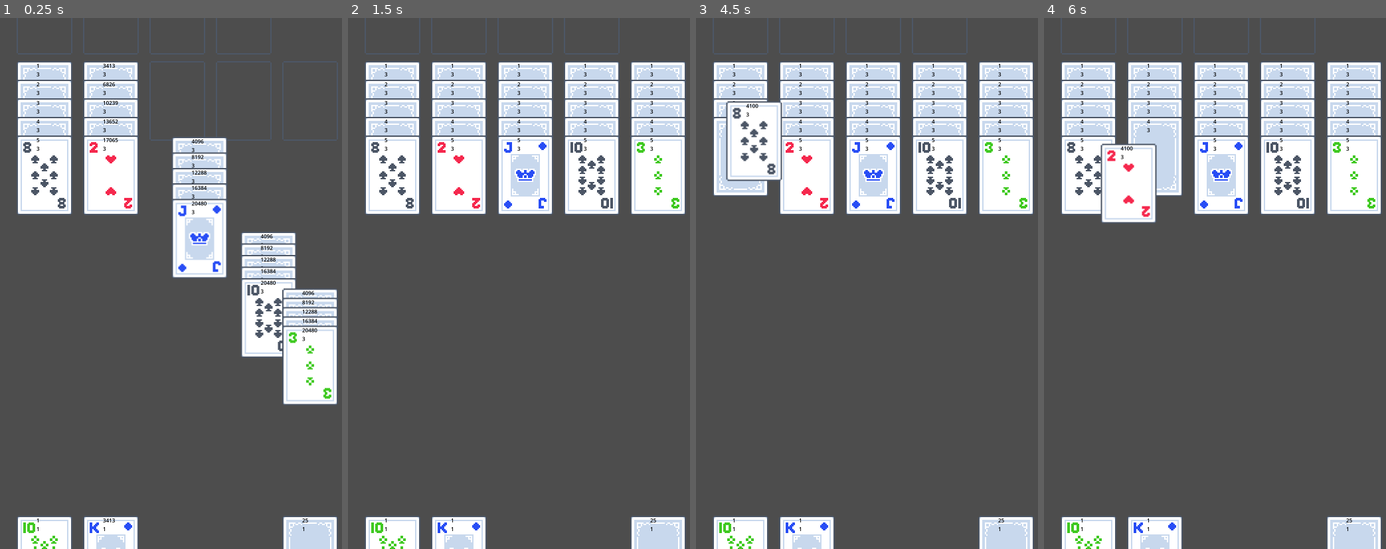
Above: before the commit, frames 1-4 (left to right).
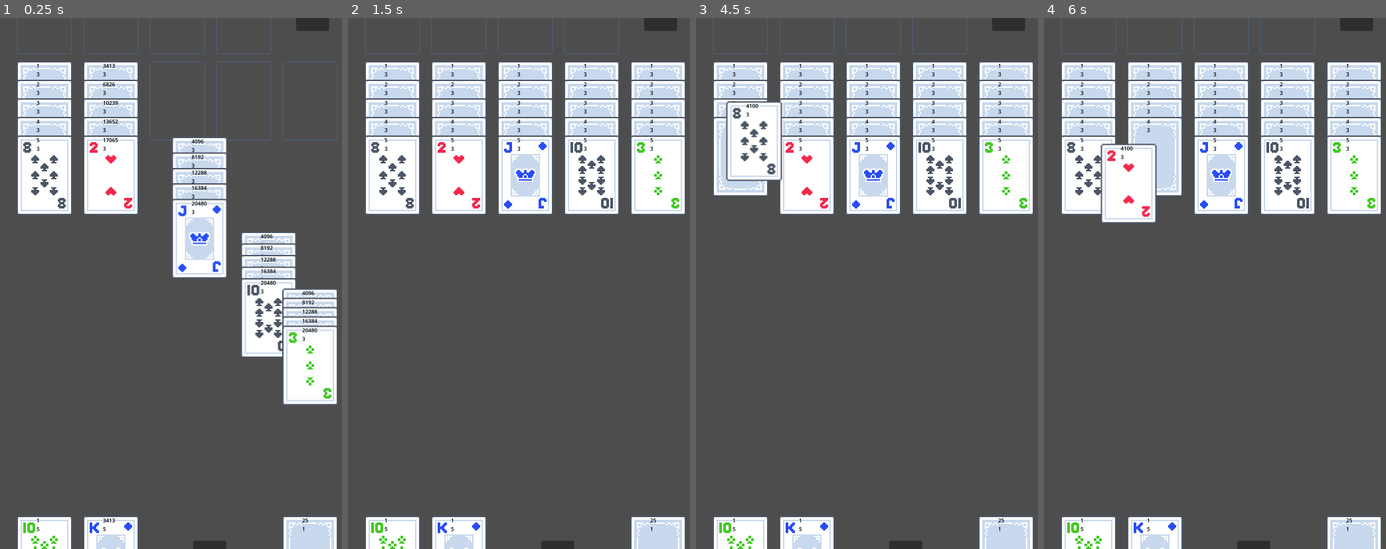
Above: after the commit, the same moments.

Repository: pekuja/plim-plom-solitaire
Game: Godot game, scene res://scenes/main.tscn
Same seed, same stepped clock (60 frames per second), same inputs: the game is played once before the commit and once after it.
Inputs (mouse positions are in pixels of both pictures, inside the frame that each line leads up to):
- Up to frame 1 (0.25 s): no input
- Up to frame 2 (1.5 s): drag from (392, 102) to (457, 140) at 0.52 s; drag from (457, 102) to (392, 140) at 1.27 s
- Up to frame 3 (4.5 s): tap Enter at 2, 3.5 s; move the mouse to (873, 102) at 2.02 s; click (873, 102) at 2.17 s; tap Space at 2.75, 4.25 s; drag from (938, 102) to (740, 102) at 2.77 s; drag from (1007, 102) to (740, 118) at 3.52 s; drag from (764, 203) to (805, 102) at 4.27 s
- Up to frame 4 (6 s): move the mouse to (1238, 283) at 5.02 s; click (1238, 283) at 5.17 s; tap Enter at 5.75 s; drag from (1167, 150) to (1088, 177) at 5.77 s

The runs differ from the first frame. In frame 1, 0.4% of the frame differs, in the area x 10-97%, y 0-100%; in frame 2, 0.4%; in frame 3, 0.4%; in frame 4, 0.4%.

Commit message:
Added an Undo feature
in the main script, a move history is kept. A move is mainly "card X moved from card/pile Y to card/pile Z", but there's also the special case of drawing new cards, which counts as a single move, and also I store the information of whether a card was flipped right side up, so that will also be reversed when the undo is performed.

Added a new class Card.Move which holds the information about a single move. These objects are created both in Card.move_to which now returns a Card.Move, and in Main.deck_clicked, which generates a Card.Move for the card draw action.

The actual undo is handled in _on_undo_button_pressed which is connected to a signal from a touch button. For regular card moves, this basically moves the card back to where it was and also flips a card face down if one was flipped during that move. For the draw move, I iterate over the top cards of all the tableaus in reverse order so they end up in the original order, and I move each of those cards back into the deck, face down.

Diff:
--- a/scenes/main.tscn
+++ b/scenes/main.tscn
@@ -21,11 +21,11 @@
 
 [node name="Cell 1" parent="." instance=ExtResource("3_sugp2")]
 position = Vector2(-400, 820)
-location = 1
+location = 5
 
 [node name="Cell 2" parent="." instance=ExtResource("3_sugp2")]
 position = Vector2(-200, 820)
-location = 1
+location = 5
 
 [node name="Foundation 1" parent="." instance=ExtResource("3_sugp2")]
 position = Vector2(-400, -810)
@@ -67,17 +67,30 @@
 script = ExtResource("4_jyhfs")
 
 [node name="Button" type="Button" parent="."]
-offset_left = 381.0
-offset_top = -922.0
-offset_right = 480.0
-offset_bottom = -819.0
+offset_left = 358.0
+offset_top = -864.0
+offset_right = 457.0
+offset_bottom = -761.0
 text = "Restart"
 
+[node name="Button2" type="Button" parent="."]
+offset_left = 48.0
+offset_top = 775.0
+offset_right = 147.0
+offset_bottom = 878.0
+text = "Undo"
+
 [node name="TouchScreenButton" type="TouchScreenButton" parent="."]
-position = Vector2(430, -871)
+position = Vector2(407, -813)
+shape = SubResource("RectangleShape2D_jyhfs")
+
+[node name="TouchScreenButton2" type="TouchScreenButton" parent="."]
+position = Vector2(97, 826)
 shape = SubResource("RectangleShape2D_jyhfs")
 
 [connection signal="card_clicked" from="Card Input" to="." method="_on_card_clicked"]
 [connection signal="card_drag_end" from="Card Input" to="." method="_on_card_drag_end"]
 [connection signal="card_drag_start" from="Card Input" to="." method="_on_card_drag_start"]
+[connection signal="card_moved" from="Card Input" to="." method="_on_card_moved"]
 [connection signal="pressed" from="TouchScreenButton" to="." method="_on_restart_button_pressed"]
+[connection signal="pressed" from="TouchScreenButton2" to="." method="_on_undo_button_pressed"]
--- a/scripts/card.gd
+++ b/scripts/card.gd
@@ -37,6 +37,14 @@
 const PILE_OFFSET = 56
 
 var _is_dragging : bool = false
+
+class Move:
+	var card_moved : Card
+	var from: Node2D
+	var to : Node2D
+	var card_flipped : Card
+	var timestamp : int
+	var is_draw : bool
 
 func is_red():
 	return suit == Suit.Heart or suit == Suit.Diamond
@@ -96,7 +104,7 @@
 	return pile_size
 
 func get_pile_size_down():
-	var child = get_node("Card")
+	var child = get_node_or_null("Card")
 	if child:
 		return 1 + child.get_pile_size_down()
 
@@ -113,7 +121,7 @@
 	_label.text = "%s\n%s" % [get_absolute_z_index(), location]
 
 func is_draggable():
-	if location == Location.None or location == Location.Foundation:
+	if location == Location.None or location == Location.Foundation or location == Location.Deck:
 		return false
 	if not is_top_card():
 		if location != Location.Tableau:
@@ -143,8 +151,8 @@
 
 	return false
 
-func set_dragging(value : bool):
-	_is_dragging = value
+func set_dragging(is_dragging : bool):
+	_is_dragging = is_dragging
 
 func update_texture():
 	var atlasTexture : AtlasTexture = _sprite2D.texture
@@ -163,14 +171,19 @@
 		return parent.get_absolute_z_index() + z_index
 	return z_index
 
-func move_to(card_to_drop_on : Node2D, tween_slowdown : int = 0):
-	var parent = get_parent()
-	if parent is Card and parent.location == Location.Tableau:
+func move_to(card_to_drop_on : Node2D, tween_slowdown : int = 0) -> Move:
+	var move = Move.new()
+	move.card_moved = self
+	move.timestamp = Time.get_ticks_msec()
+	var parent = get_parent()
+	if parent is Card and parent.location == Location.Tableau and not parent.is_face_up:
+		move.card_flipped = parent
 		parent.is_face_up = true
 		parent.update_texture()
 
 	var old_position = global_position
 
+	move.from = parent
 	if parent:
 		parent.remove_child(self)
 	card_to_drop_on.add_child(self)
@@ -180,6 +193,7 @@
 
 	var target_position : Vector2 = Vector2(0, 0)
 
+	move.to = card_to_drop_on
 	if card_to_drop_on.location == Card.Location.Tableau and card_to_drop_on is Card:
 		target_position.y = Card.PILE_OFFSET
 
@@ -188,3 +202,5 @@
 	tween.tween_property(self, "position", target_position, 0.1 + tween_slowdown * 0.1)
 	z_index = RenderingServer.CANVAS_ITEM_Z_MAX
 	tween.tween_property(self, "z_index", 1, 0.1 + tween_slowdown * 0.1)
+
+	return move
--- a/scripts/card_input.gd
+++ b/scripts/card_input.gd
@@ -8,6 +8,7 @@
 signal card_clicked(card : Card)
 signal card_drag_start(card : Card)
 signal card_drag_end(card : Card, drop_point : Node2D)
+signal card_moved(move : Card.Move)
 
 const DRAG_THRESHOLD = 25
 
@@ -65,7 +66,8 @@
 
 				var parent = dragged_card.get_parent()
 				if card_to_drop_on:
-					dragged_card.move_to(card_to_drop_on)
+					var move = dragged_card.move_to(card_to_drop_on)
+					card_moved.emit(move)
 					card_drag_end.emit(dragged_card, card_to_drop_on)
 				else:
 					if parent is Card:
--- a/scripts/card_pile.gd
+++ b/scripts/card_pile.gd
@@ -40,8 +40,6 @@
 		query.collide_with_areas = true
 		var results = space_state.intersect_point(query)
 
-		var self_intersected = false
-
 		for result in results:
 			var area2D = result.collider
 			if area2D.get_parent() == self:
--- a/scripts/main.gd
+++ b/scripts/main.gd
@@ -30,6 +30,8 @@
 
 const CARDS_PER_TABLEAU = 5
 const MOVE_REPEAT_THRESHOLD = 1000
+
+var _move_history : Array[Card.Move]
 
 func get_tableau_or_top_card(tableau : Node2D) -> Node2D:
 	var card : Card = tableau.get_node_or_null("Card")
@@ -47,6 +49,7 @@
 	game_setup()
 
 func game_setup():
+	_move_history.clear()
 	generate_card_deck()
 
 	_card_deck.shuffle()
@@ -107,6 +110,12 @@
 				_deck_top_card = null
 				break
 
+		var draw_move = Card.Move.new()
+		draw_move.is_draw = true
+		draw_move.timestamp = Time.get_ticks_msec()
+		draw_move.from = _deck_top_card
+		_move_history.append(draw_move)
+
 func generate_card_deck():
 	_card_deck.clear()
 	generate_card_suit(Card.Suit.Heart)
@@ -176,12 +185,42 @@
 	if best_move:
 		_previous_move = card
 		_previous_move_timestamp = Time.get_ticks_msec()
-		card.move_to(best_move)
+		var move = card.move_to(best_move)
+		_move_history.append(move)
 	else:
 		_previous_move = null
 
-func _on_card_drag_start(card: Card) -> void:
+func _on_card_drag_start(_card: Card) -> void:
 	_previous_move = null
 
-func _on_card_drag_end(card: Card, drop_point: Node2D) -> void:
+func _on_card_drag_end(_card: Card, _drop_point: Node2D) -> void:
 	_previous_move = null
+
+func _on_card_moved(move: Card.Move) -> void:
+	_move_history.append(move)
+
+func _on_undo_button_pressed() -> void:
+	if _move_history.is_empty():
+		return
+
+	var move : Card.Move = _move_history.pop_back()
+	if move.is_draw:
+		# iterate over the tableaus in reverse order to match the original order of moves
+		for index in range(_tableaus.size() - 1, -1, -1):
+			var tableau = _tableaus[index]
+			var top_card_or_pile = tableau.get_top_card_or_pile()
+			assert(top_card_or_pile is Card, "When undoing a draw move, the top of a pile is not a card")
+
+			top_card_or_pile.is_face_up = false
+			top_card_or_pile.update_texture()
+			if _deck_top_card:
+				top_card_or_pile.move_to(_deck_top_card)
+			else:
+				top_card_or_pile.move_to(_deck_locator)
+			_deck_top_card = top_card_or_pile
+		return
+
+	move.card_moved.move_to(move.from)
+	if move.card_flipped:
+		move.card_flipped.is_face_up = false
+		move.card_flipped.update_texture()
